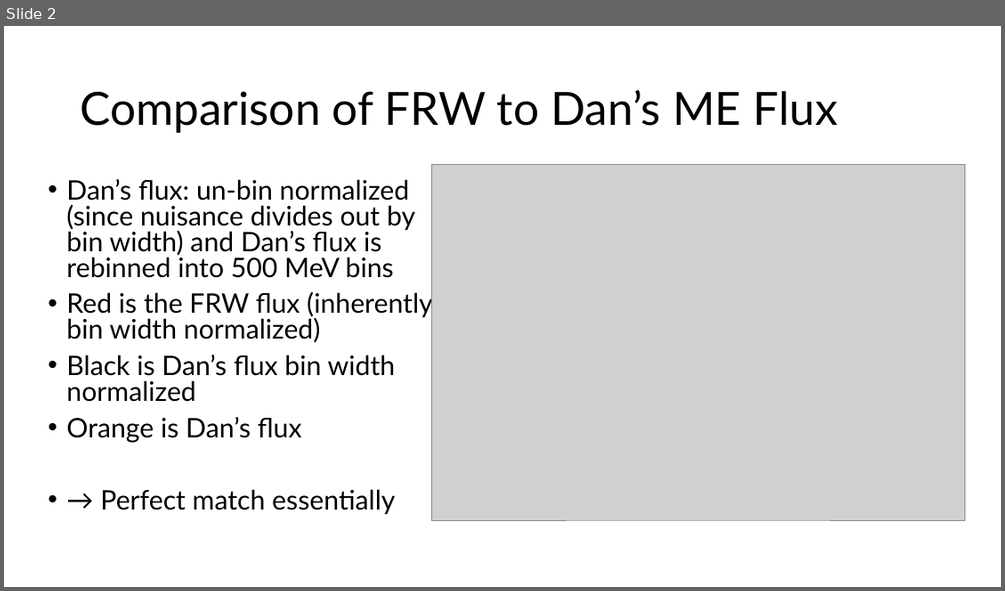
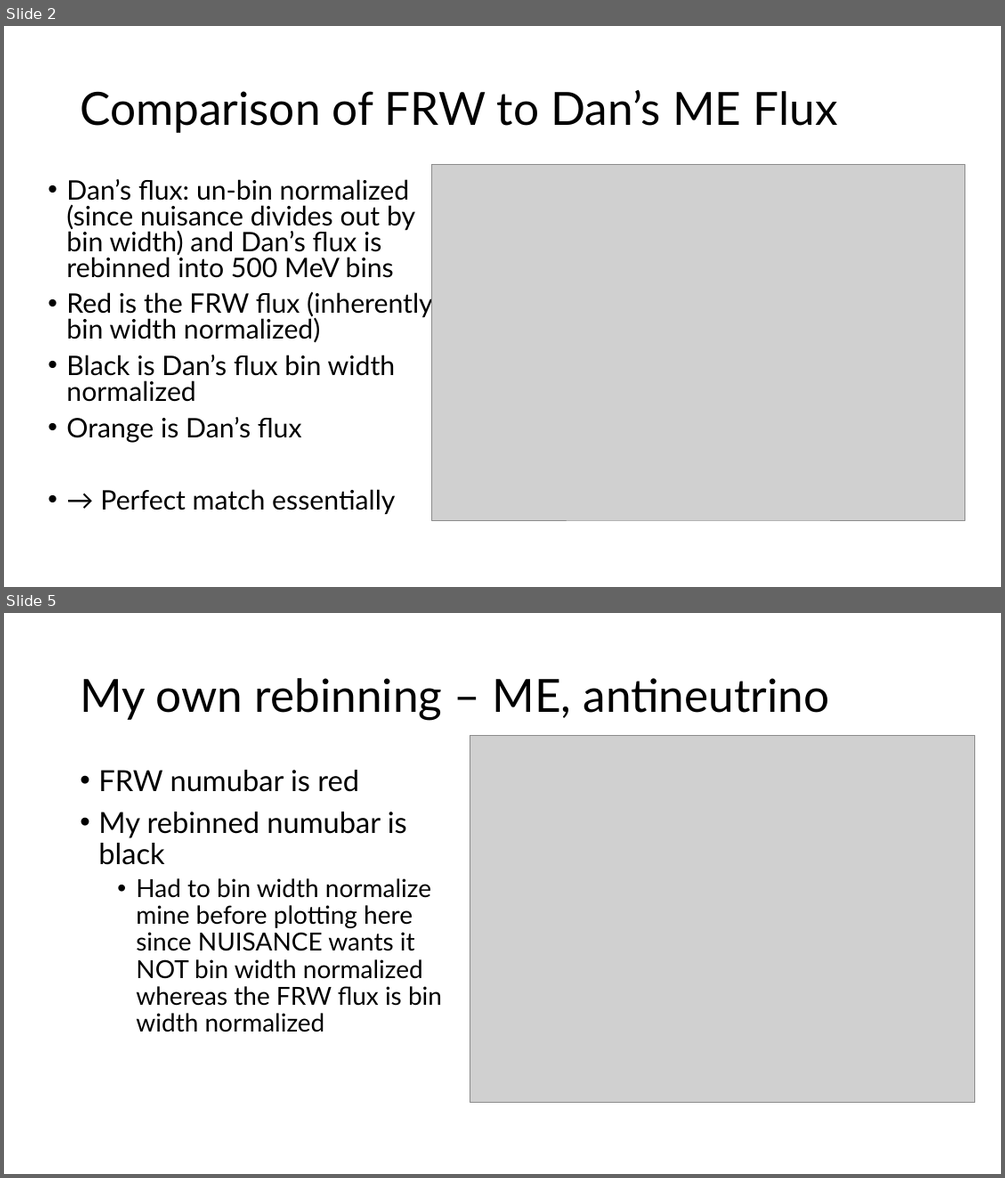
Before and after one commit to mehmoo24/Personal-PhD-Assistant, a slide deck: INCLUSIVE_Analysis_forPublication/Model Comparisons/FluxComparisons_2026-04-16_v1.pptx. Shown one above the other, each under a label of ours: slide 2 before the commit, slides 2 and 5 after it; the slides between them are not shown. The pictures are 1005x591 and 1005x1178 pixels, drawn with LibreOffice and Linux fonts; fonts in the diff are those of the drawing; grey boxes stand for pictures. Boxes give left, top, right and bottom in pixels: in the first picture for what was removed or moved away, otherwise in the second. Text is boxed around its words. In the diff, an @@ line names an element or a change of style, - is before the commit and + after.

```diff
--- a/INCLUSIVE_Analysis_forPublication/Model Comparisons/FluxComparisons_2026-04-16_v1.pptx
+++ b/INCLUSIVE_Analysis_forPublication/Model Comparisons/FluxComparisons_2026-04-16_v1.pptx
@@ slide 5 added at [4,613,1001,1174], background #FFFFFF @@
@@ title added at [80,678,830,720], 44 pt, text #000000 @@
+My own rebinning – ME, antineutrino
@@ picture added at [469,735,975,1102] @@
@@ text added at [98,770,442,1032], 24 pt, text #000000 @@
+• FRW numubar is red
+• My rebinned numubar is black
+  • Had to bin width normalize mine before plotting here since NUISANCE wants it NOT bin width normalized whereas the FRW flux is bin width normalized
```
Also in this commit, not shown: 2 other slides added, 1 slide removed.
